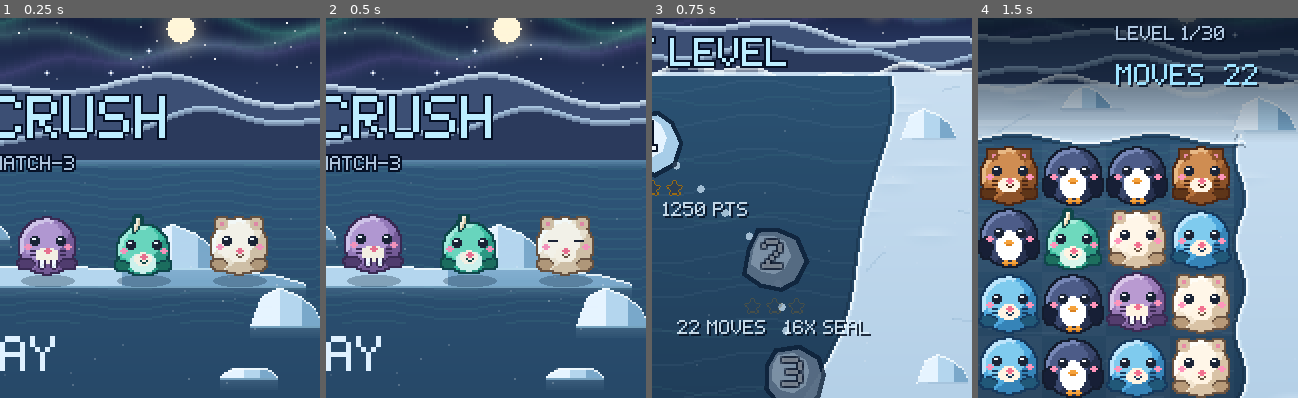
Above: before the commit, frames 1-4 (left to right).
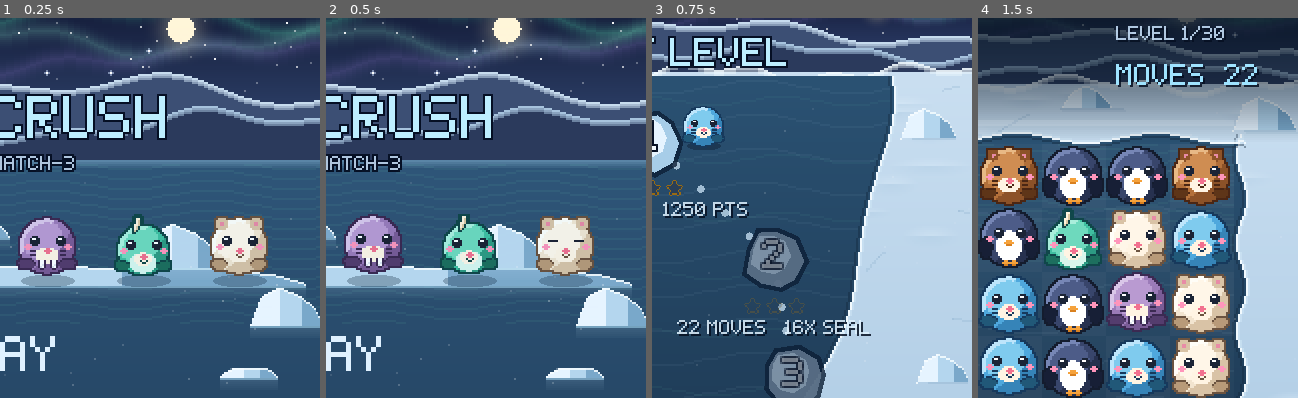
Above: after the commit, the same moments.

Repository: Kobishu-arch/seal-crush
Game: Godot game, scene res://main.tscn
Two runs of this game, one before a commit and one after it. Both use one fixed random seed, a clock stepped at 60 frames per second and the inputs below. Sound files missing from this copy of the repository are replaced by a short silence.
Inputs (mouse positions are % of the whole screen's width and height, from its top left):
- Up to frame 1 (0.25 s): no input
- Up to frame 2 (0.5 s): no input
- Up to frame 3 (0.75 s): click "PLAY" at 0.5 s
- Up to frame 4 (1.5 s): click (50, 21) at 1.25 s
The pictures show only the part of the screen within x 50-100%, y 4-54%; the shares and areas given below are measured in that part.

Frames 1-2 are identical in both runs. In frame 3, 0.9% of the frame differs, in the area x 9-22%, y 23-35%; in frame 4, nothing differs.

Commit message:
Your seal on the map: it hops on after a win, and gates sink under it
The map is where both ends of a level now lead, so a seal stands on it at the
floe you are up to (_focus_level(), the same one PLAY opens). After a win it
hops along the trail to the next floe when the map comes back, and calls out
when it lands. A replay moves nothing, so the seal stays put.

A gate that opened since the map was last drawn is left standing, with its
caption reading "13 OF 13 STARS", until the seal hops onto the ridge. Then it
sinks under the seal. A gate that opens away from the seal sinks on its own.
Only arriving on the map leaves a gate pending; every other refresh snaps, so
no gate can be left half open.

The first visit and any step backwards just place the seal. When it is more
than two floes behind, it skips ahead and hops only the last stretch. Across a
gate the map scrolls up far enough to keep the starting floe on screen.

docs/progression-ideas.md, the brainstorm this came from, is committed here
too, with the decided order marked done.

172 checks pass. gate_stands_until_seal_arrives was confirmed by breaking it.

Co-Authored-By: Claude Opus 5.5 <noreply@anthropic.com>

Diff:
--- a/scripts/board.gd
+++ b/scripts/board.gd
@@ -67,6 +67,16 @@
 # From this chapter on (0-based), the levels between shape levels get a
 # random ragged edge too - seeded per level, so it is the same every play.
 const DRIFT_FROM_CHAPTER := 1
+
+# the seal on the map
+const TOKEN_SCALE := 1.4
+const TOKEN_OFFSET := Vector2(52, 4)
+const HOPS_PER_FLOE := 3
+const MAX_HOP_FLOES := 2        # further behind than this, it skips ahead
+const HOP_SECS := 0.2
+const HOP_HEIGHT := 22.0
+const GATE_SINK := 7.0          # px the ridge drops once paid
+const GATE_SINK_SECS := 0.5
 const AREA_EXP := 1.0
 
 const STAR_2_MOVES := 0.25      # fraction of the move budget still unspent
@@ -144,6 +154,15 @@
 var select_back: Button
 var select_total: Control
 var map_content: Control
+# The seal on the map: it stands on the level you are up to and hops along the
+# trail when that moves on. token_at is where it stands (-1 = not placed yet);
+# gates_shown is each gate as last drawn, so a gate that opened since sinks
+# on screen instead of just appearing open.
+var map_token: Node2D
+var map_token_sprite: AnimatedSprite2D
+var token_at := -1
+var token_hopping := false
+var gates_shown: Dictionary = {}
 var map_scroll: ScrollContainer
 var node_faces: Array = []
 var node_numbers: Array = []
@@ -226,6 +245,8 @@
 		_shot_play()
 	elif args.has("shothud"):
 		_shot_hud()
+	elif args.has("shotseal"):
+		_shot_seal()
 	elif args.has("shotgate"):
 		_shot_gate()
 	elif args.has("shotselect"):
@@ -742,6 +763,27 @@
 			row.append(tr)
 		select_stars.append(row)
 
+	# the seal goes in last, so it stands on top of floes, stars and labels
+	map_token = Node2D.new()
+	map_token.z_index = 3
+	var shade := Polygon2D.new()
+	var ring := PackedVector2Array()
+	for k in 14:
+		var a := TAU * k / 14.0
+		ring.append(Vector2(cos(a) * 17.0, sin(a) * 4.5))
+	shade.polygon = ring
+	shade.color = Color(0.04, 0.10, 0.18, 0.40)
+	map_token.add_child(shade)
+	map_token_sprite = AnimatedSprite2D.new()
+	map_token_sprite.sprite_frames = frames[0]
+	map_token_sprite.scale = Vector2(TOKEN_SCALE, TOKEN_SCALE)
+	map_token_sprite.position = Vector2(0, -16.0 * TOKEN_SCALE + 3.0)
+	map_token_sprite.texture_filter = CanvasItem.TEXTURE_FILTER_NEAREST
+	map_token.add_child(map_token_sprite)
+	map_token_sprite.play("idle")
+	map_token.visible = false
+	map_content.add_child(map_token)
+
 	select_total = _outlined("", Vector2(16, 710), Vector2(220, 26), 17,
 			Color("d8f1ff"))
 	select_layer.add_child(select_total)
@@ -769,26 +811,23 @@
 	var cap := _outlined("", Vector2(120, y + 14.0), Vector2(400, 34), 20,
 			Color("f4fbff"))
 	map_content.add_child(cap)
-	gate_marks.append({"chapter": chapter, "cap": cap, "floes": floes})
-
-
-func _refresh_select() -> void:
+	gate_marks.append({"chapter": chapter, "cap": cap, "floes": floes, "y": y})
+
+
+func _refresh_select(arriving: bool = false) -> void:
+	"""Redraws the map from progress. When the player is arriving on the map
+	(`arriving`), a gate that opened since it was last drawn is left standing
+	for _advance_token() to sink on screen; otherwise everything snaps."""
 	var total: int = _total_stars()
 	_retext(select_total, "%d OF %d STARS" % [total, level_table.size() * 3])
 	for g in gate_marks:
-		var need: int = _chapter_gate(int(g["chapter"]))
-		var open_gate: bool = total >= need
-		if open_gate:
-			_retext(g["cap"], "CHAPTER %d" % (int(g["chapter"]) + 1))
+		var ch: int = int(g["chapter"])
+		var open_gate: bool = total >= _chapter_gate(ch)
+		var shown: bool = bool(gates_shown.get(ch, open_gate))
+		if arriving and open_gate and not shown:
+			_gate_look(g, false)        # pending: it sinks once the seal is here
 		else:
-			_retext(g["cap"], "CHAPTER %d  %d OF %d STARS"
-					% [int(g["chapter"]) + 1, total, need])
-		g["cap"].modulate.a = 0.55 if open_gate else 1.0
-		for pair in g["floes"]:
-			# the ridge sinks away once the toll is paid
-			pair[0].color = Color(0.05, 0.12, 0.21, 0.18 if open_gate else 0.70)
-			pair[1].color = Color("9dc4e0") if not open_gate \
-					else Color(0.70, 0.84, 0.93, 0.25)
+			_gate_look(g, open_gate)
 
 	for i in level_table.size():
 		var unlocked: bool = _is_unlocked(i)
@@ -858,9 +897,135 @@
 	map_scroll.scroll_vertical = int(maxf(y - 260.0, 0.0))
 
 
+func _gate_look(g: Dictionary, open_gate: bool, secs: float = 0.0) -> void:
+	"""Draws a gate standing or sunk. With `secs`, the ridge sinks over that
+	long rather than snapping - the moment the toll is paid, made visible."""
+	var ch: int = int(g["chapter"])
+	gates_shown[ch] = open_gate
+	if open_gate:
+		_retext(g["cap"], "CHAPTER %d" % (ch + 1))
+	else:
+		_retext(g["cap"], "CHAPTER %d  %d OF %d STARS"
+				% [ch + 1, _total_stars(), _chapter_gate(ch)])
+	var cap_a: float = 0.55 if open_gate else 1.0
+	var rim_col := Color(0.05, 0.12, 0.21, 0.18 if open_gate else 0.70)
+	var face_col: Color = Color(0.70, 0.84, 0.93, 0.25) if open_gate else Color("9dc4e0")
+	var sink: float = GATE_SINK if open_gate else 0.0
+	var y: float = float(g["y"])
+	if secs <= 0.0:
+		g["cap"].modulate.a = cap_a
+		for pair in g["floes"]:
+			pair[0].color = rim_col
+			pair[1].color = face_col
+			pair[0].position.y = y + sink
+			pair[1].position.y = y - 2.0 + sink
+		return
+	var tw := create_tween().set_parallel(true)
+	tw.tween_property(g["cap"], "modulate:a", cap_a, secs)
+	var k := 0
+	for pair in g["floes"]:
+		# outer floes go under a beat after the middle ones, like a wave
+		var d: float = absf(k - 2.5) * 0.05
+		tw.tween_property(pair[0], "color", rim_col, secs).set_delay(d)
+		tw.tween_property(pair[1], "color", face_col, secs).set_delay(d)
+		tw.tween_property(pair[0], "position:y", y + sink, secs) \
+				.set_delay(d).set_trans(Tween.TRANS_BACK).set_ease(Tween.EASE_IN)
+		tw.tween_property(pair[1], "position:y", y - 2.0 + sink, secs) \
+				.set_delay(d).set_trans(Tween.TRANS_BACK).set_ease(Tween.EASE_IN)
+		k += 1
+	await tw.finished
+
+
+func _token_spot(i: int) -> Vector2:
+	# feet on the floe's right shoulder, clear of the number and the stars
+	return _node_pos(clampi(i, 0, level_table.size() - 1)) + TOKEN_OFFSET
+
+
+func _gate_y(ch: int) -> float:
+	for g in gate_marks:
+		if int(g["chapter"]) == ch:
+			return float(g["y"])
+	return 0.0
+
+
+func _advance_token() -> void:
+	"""Moves the seal to the level the player is up to. The first time, and
+	when going backwards, it is just placed; otherwise it hops along the trail
+	one floe at a time, and a gate it crosses that has just opened sinks as it
+	lands on the ridge. Gates that opened elsewhere sink once it is done."""
+	if map_token == null or token_hopping:
+		return
+	var target: int = _focus_level()
+	map_token.visible = true
+	if token_at < 0 or target < token_at or fast:
+		token_at = target
+		map_token.position = _token_spot(target)
+		_sink_pending(0.0)
+		return
+	if target - token_at > MAX_HOP_FLOES:
+		# a long way behind: it is the last stretch that tells the story
+		token_at = target - 1
+		map_token.position = _token_spot(token_at)
+	token_hopping = true
+	while token_at < _focus_level():
+		var a: Vector2 = _token_spot(token_at)
+		var b: Vector2 = _token_spot(token_at + 1)
+		var ch: int = (token_at + 1) / CHAPTER
+		var crosses: bool = (token_at + 1) % CHAPTER == 0
+		if crosses:
+			# two hops up onto the ridge, the ridge sinks, two hops off it
+			var ridge := Vector2((a.x + b.x) * 0.5, _gate_y(ch) - 6.0)
+			for k in 2:
+				await _hop(a.lerp(ridge, (k + 1) / 2.0))
+			for g in gate_marks:
+				if int(g["chapter"]) == ch and not bool(gates_shown.get(ch, true)):
+					_play("combo")
+					await _gate_look(g, true, GATE_SINK_SECS)
+			for k in 2:
+				await _hop(ridge.lerp(b, (k + 1) / 2.0))
+		else:
+			for k in HOPS_PER_FLOE:
+				await _hop(a.lerp(b, (k + 1) / float(HOPS_PER_FLOE)))
+		token_at += 1
+	token_hopping = false
+	if state == ST_SELECT:
+		_play_voice(0)          # the seal says hello from its new floe
+	_sink_pending(GATE_SINK_SECS)
+
+
+func _hop(to: Vector2) -> void:
+	var from: Vector2 = map_token.position
+	_play("move", 1.15)
+	var arc := func(t: float) -> void:
+		map_token.position = from.lerp(to, t) + Vector2(0, -sin(PI * t) * HOP_HEIGHT)
+	var tw := create_tween()
+	tw.tween_method(arc, 0.0, 1.0, HOP_SECS)
+	await tw.finished
+	# a little squash on landing
+	var sq := create_tween()
+	map_token_sprite.scale = Vector2(TOKEN_SCALE * 1.15, TOKEN_SCALE * 0.85)
+	sq.tween_property(map_token_sprite, "scale",
+			Vector2(TOKEN_SCALE, TOKEN_SCALE), 0.08)
+	await sq.finished
+
+
+func _sink_pending(secs: float) -> void:
+	var total: int = _total_stars()
+	for g in gate_marks:
+		var ch: int = int(g["chapter"])
+		if total >= _chapter_gate(ch) and not bool(gates_shown.get(ch, true)):
+			_gate_look(g, true, secs)
+
+
 func _goto_select_at(i: int) -> void:
+	var from: int = token_at
 	_goto(ST_SELECT)
 	_scroll_to_level(i)
+	# Across a gate the floes are 228px apart, not 118: pull the view up so
+	# the floe the seal hops from is still on screen.
+	if from >= 0 and from < i and i - from <= 2 and map_scroll != null:
+		map_scroll.scroll_vertical = mini(map_scroll.scroll_vertical,
+				int(maxf(_node_pos(from).y - 90.0, 0.0)))
 
 
 func _next_unplayed() -> int:
@@ -888,7 +1053,8 @@
 	if s != ST_PLAY:
 		_hide_result()
 	if s == ST_SELECT:
-		_refresh_select()
+		_refresh_select(true)
+		_advance_token()
 	queue_redraw()
 
 
@@ -2489,6 +2655,32 @@
 	get_tree().quit()
 
 
+func _shot_seal() -> void:
+	# dev: the seal crossing the first gate as it opens. 9 stars before level
+	# 10, then a 3-star clear brings the total to the toll of 13. Frames go to
+	# shot_seal_NN.png for stitching into a GIF.
+	best = {}
+	for i in 9:
+		best[i] = 1
+	best[0] = 2
+	await get_tree().create_timer(0.3).timeout     # let the map lay out first
+	_goto_select_at(_focus_level())
+	await get_tree().create_timer(0.5).timeout
+	await _save_shot("user://shot_seal_before.png")
+	best[9] = 3
+	_goto(ST_MENU)
+	_goto_select_at(10)
+	for f in 60:
+		await get_tree().create_timer(0.04).timeout
+		await _save_shot("user://shot_seal_%02d.png" % f)
+	while token_hopping:
+		await get_tree().process_frame
+	await get_tree().create_timer(0.8).timeout
+	await _save_shot("user://shot_seal_after.png")
+	music.stop()
+	get_tree().quit()
+
+
 func _shot_gate() -> void:
 	# dev: the first star gate, half paid, with the chapter boundary in frame
 	for i in CHAPTER:
@@ -2664,6 +2856,14 @@
 	return ok
 
 
+func _token_settled() -> void:
+	# waits out a hop (and the gate sinks it triggers), up to a few seconds
+	var t: int = Time.get_ticks_msec()
+	while token_hopping and Time.get_ticks_msec() - t < 5000:
+		await get_tree().process_frame
+	await get_tree().create_timer(GATE_SINK_SECS + 0.3).timeout
+
+
 func _selftest() -> void:
 	await _start_level(0)
 	await get_tree().process_frame
@@ -3059,7 +3259,77 @@
 	result_go.pressed.emit()                    # the button, not the keyboard
 	ok = _check("finish_returns_to_map", state, ST_SELECT) and ok
 	ok = _check("result_hidden_on_leaving", result_go.visible, false) and ok
+	await _token_settled()
+
+	# --- the seal on the map
+	best = {}
+	token_at = -1
+	gates_shown = {}
+	_goto_select_at(_focus_level())
+	ok = _check("seal_placed_on_first_visit", token_at, 0) and ok
+	ok = _check("seal_placed_without_hopping", token_hopping, false) and ok
+	ok = _check("seal_on_its_floe", map_token.position, _token_spot(0)) and ok
+	ok = _check("seal_visible", map_token.visible, true) and ok
+
+	best[0] = 2                                 # win level 1, back to the map
+	_goto(ST_PLAY)
+	_goto_select_at(1)
+	ok = _check("seal_hops_after_win", token_hopping, true) and ok
+	await _token_settled()
+	ok = _check("seal_reaches_next_floe", token_at, 1) and ok
+	ok = _check("seal_lands_on_its_floe", map_token.position, _token_spot(1)) and ok
+
+	best[0] = 3                                 # a replay moves nothing
+	_goto(ST_PLAY)
+	_goto_select_at(1)
+	ok = _check("seal_stays_on_replay", token_hopping, false) and ok
+
+	# far behind, it skips ahead and hops only the last stretch
+	for i in 7:
+		best[i] = 2
+	_goto(ST_PLAY)
+	_goto_select_at(7)
+	ok = _check("seal_long_walk_skips_ahead", token_at, 6) and ok
+	await _token_settled()
+	ok = _check("seal_long_walk_arrives", token_at, 7) and ok
+
+	# The gate: 9 stars before level 10, then a 3-star clear pays the 13.
+	best = {}
+	for i in 9:
+		best[i] = 1
+	best[0] = 2
+	token_at = -1
+	_goto_select_at(_focus_level())
+	ok = _check("seal_waits_at_gate", token_at, CHAPTER - 1) and ok
+	ok = _check("gate_drawn_shut", bool(gates_shown.get(1, true)), false) and ok
+	best[CHAPTER - 1] = 3
+	_goto(ST_PLAY)
+	_goto_select_at(CHAPTER)
+	# paid, but it stands until the seal gets there - that is the moment
+	ok = _check("gate_stands_until_seal_arrives",
+			bool(gates_shown.get(1, true)), false) and ok
+	ok = _check("gate_sinking_on_screen", gate_marks[0]["floes"][0][0].position.y,
+			float(gate_marks[0]["y"])) and ok
+	await _token_settled()
+	ok = _check("seal_crosses_gate", token_at, CHAPTER) and ok
+	ok = _check("gate_sunk_after_crossing", bool(gates_shown.get(1, false)), true) and ok
+	ok = _check("gate_ridge_lowered", gate_marks[0]["floes"][0][0].position.y,
+			float(gate_marks[0]["y"]) + GATE_SINK) and ok
+
+	# going backwards (progress reset) just places it, and a plain refresh
+	# never leaves a paid gate standing
+	best = {}
+	_goto_select_at(0)
+	ok = _check("seal_snaps_back", token_at, 0) and ok
+	ok = _check("seal_no_hop_back", token_hopping, false) and ok
+	for i in CHAPTER:
+		best[i] = 2
+	_refresh_select()
+	ok = _check("refresh_never_leaves_gate_pending",
+			bool(gates_shown.get(1, false)), true) and ok
+
 	best = saved_best2
+	_refresh_select()
 	_goto(ST_PLAY)
 	_load_level(0)
 
Not shown, changed: README.md
Not shown, added: docs/progression-ideas.md
